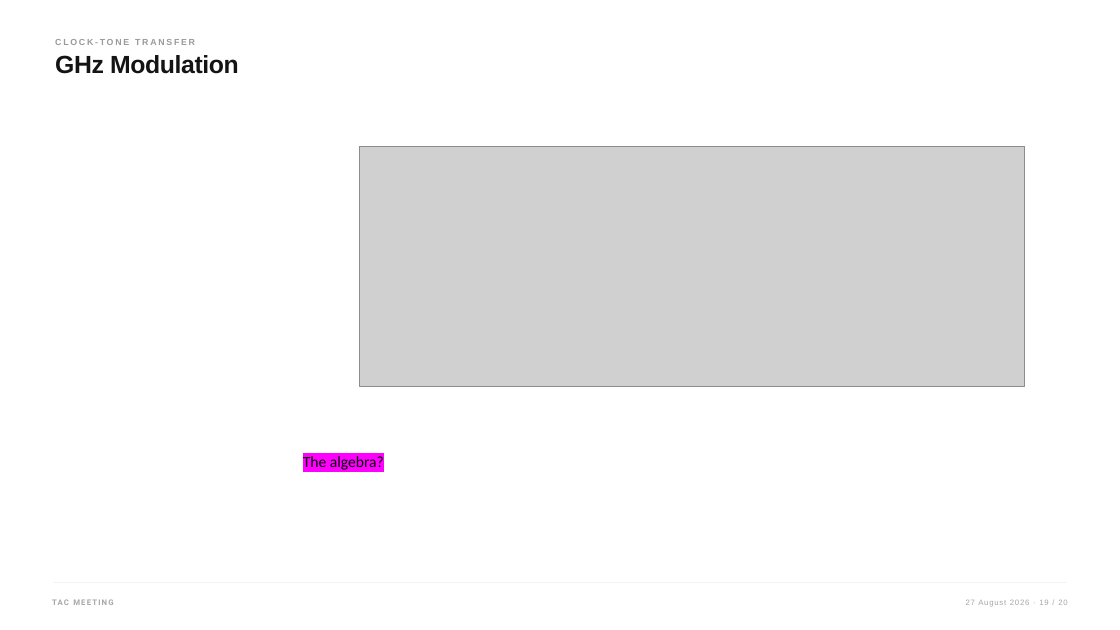
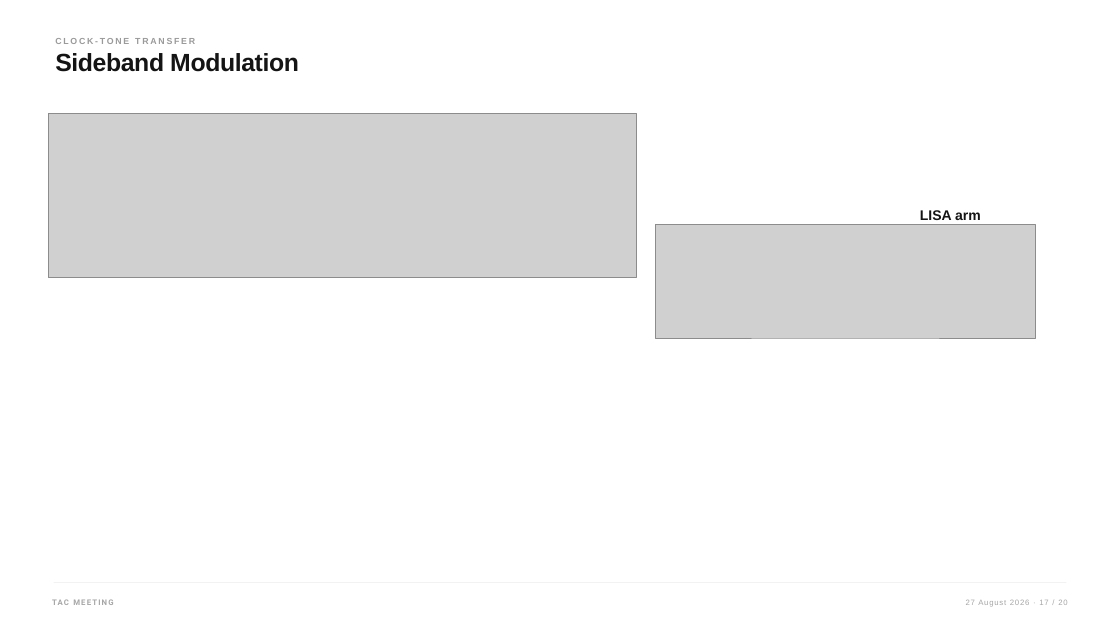
Before and after one commit to karinkruuse/Esitlused, a slide deck: slide 10 of TAC.pptm (slide 22 before the commit). Drawn at 1120x630 pixels with LibreOffice and Linux fonts; fonts in the diff are those of the drawing; grey boxes stand for pictures. Boxes give left, top, right and bottom in pixels: in the first picture for what was removed or moved away, otherwise in the second. Text is boxed around its words. In the diff, an @@ line names an element or a change of style, - is before the commit and + after.

```diff
--- a/TAC.pptm
+++ b/TAC.pptm
@@ text at [55, 53, 299, 72]: text changed @@
-GHz Modulation
+Sideband Modulation
@@ picture added at [48, 113, 636, 278] @@
@@ picture removed at [360, 146, 1024, 386] @@
@@ picture added at [655, 225, 1035, 338] @@
@@ text added at [920, 210, 981, 220], 18 pt, text #141414, bold @@
+LISA arm
@@ text removed at [303, 456, 384, 470] @@
-The algebra?
```
Also in this commit, not shown: 3 other slides changed, 14 slides added.
